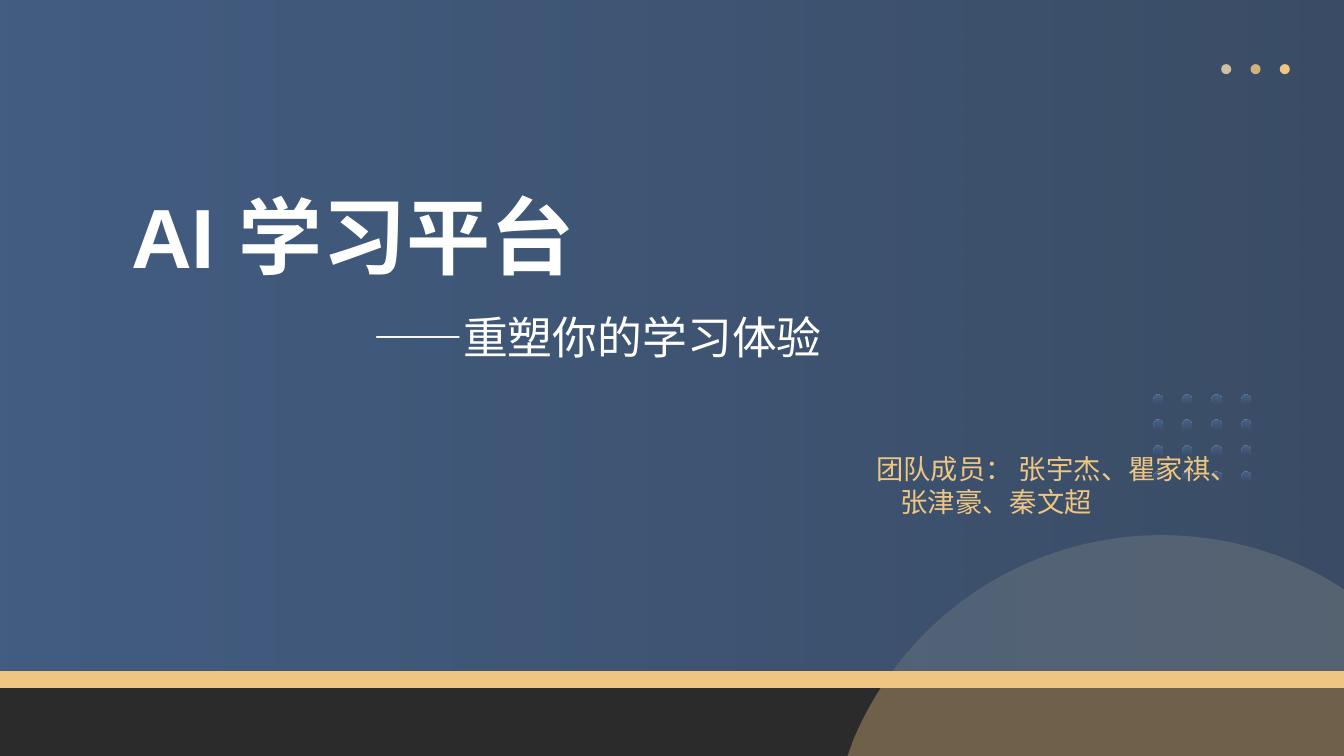
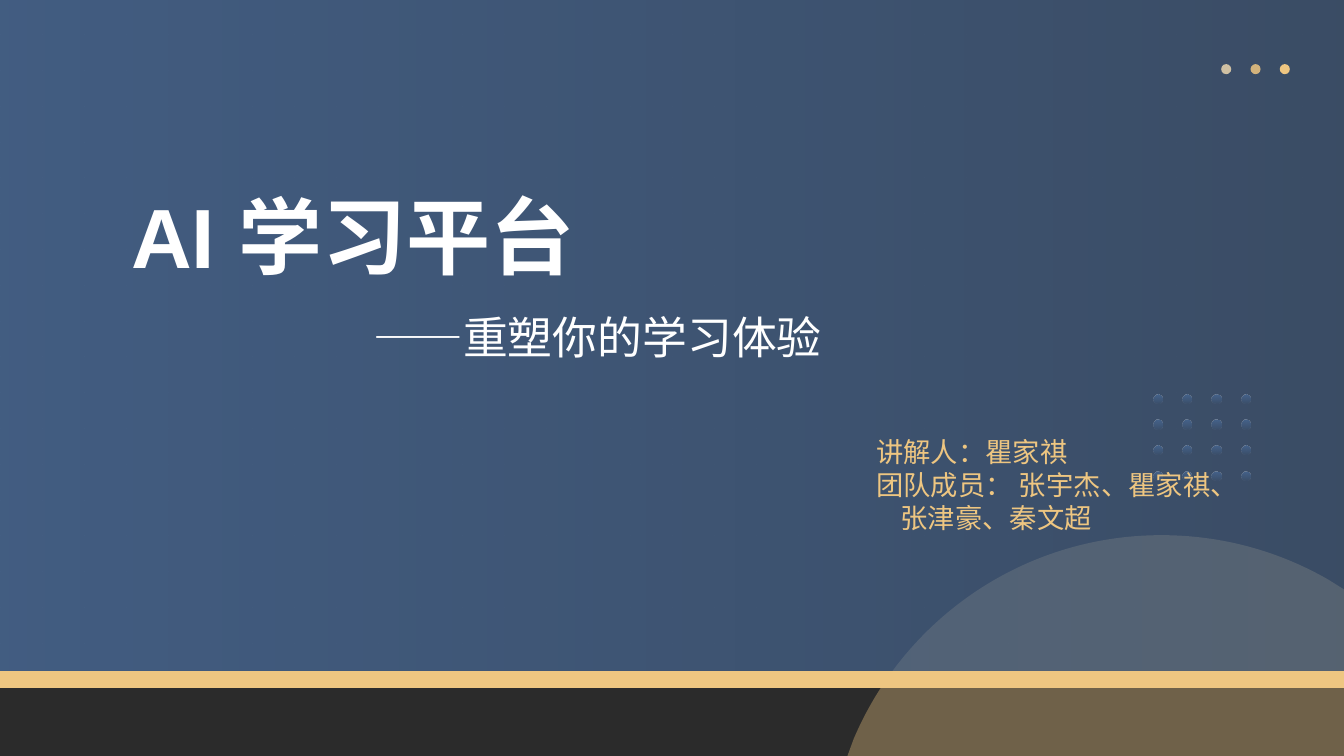
Before and after one commit to xiangsurener/zhengjingxuexipingtai, a slide deck: slide 1 of PPT/AI学习平台项目介绍.pptx. Drawn at 1344x756 pixels with LibreOffice and Linux fonts; fonts in the diff are those of the drawing; background and template pictures are left out; a plain dark background stands for a picture behind light text. Boxes give left, top, right and bottom in pixels: in the first picture for what was removed or moved away, otherwise in the second. Text is boxed around its words. In the diff, an @@ line names an element or a change of style, - is before the commit and + after.

```diff
--- a/PPT/AI学习平台项目介绍.pptx
+++ b/PPT/AI学习平台项目介绍.pptx
@@ text at [876,439,1067,464]: paragraph added @@
+讲解人：瞿家祺
```
Also in this commit, not shown: 1 slide added, 1 other file.
